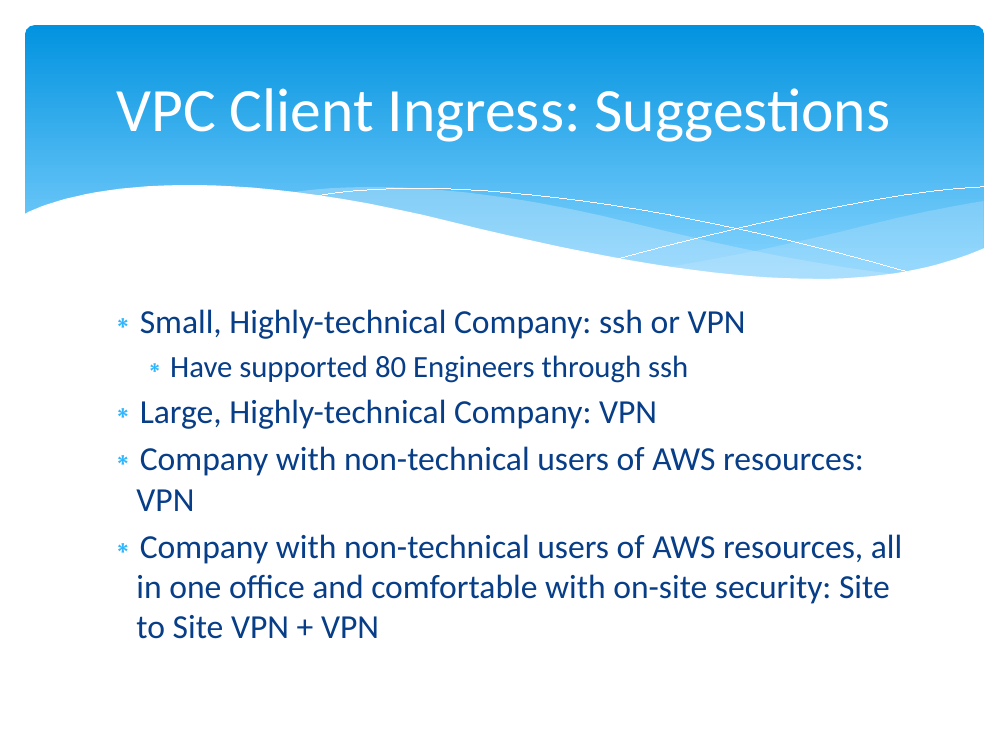
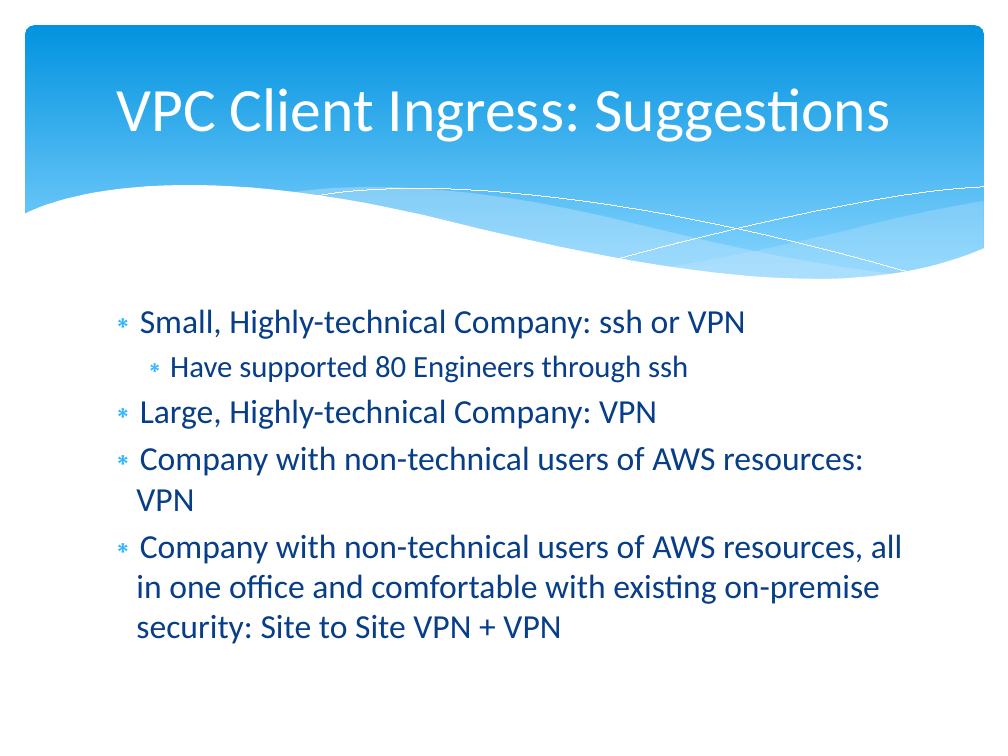
Before and after one commit to cloudavail/awstraining, a slide deck: slide 32 of aws-vpc/aws-vpc.pptx. Drawn at 1008x756 pixels with LibreOffice and Linux fonts; fonts in the diff are those of the drawing. Boxes give left, top, right and bottom in pixels: in the first picture for what was removed or moved away, otherwise in the second. Text is boxed around its words. In the diff, an @@ line names an element or a change of style, - is before the commit and + after.

Commit message:
aws-vpc updates

```diff
--- a/aws-vpc/aws-vpc.pptx
+++ b/aws-vpc/aws-vpc.pptx
@@ text at bbox=[136, 534, 902, 644]: text changed @@
-∗ Company with non-technical users of AWS resources, all in one office and comfortable with on-site security: Site to Site VPN + VPN
+∗ Company with non-technical users of AWS resources, all in one office and comfortable with existing on-premise security: Site to Site VPN + VPN
```
Also in this commit, not shown: 7 other slides changed.
